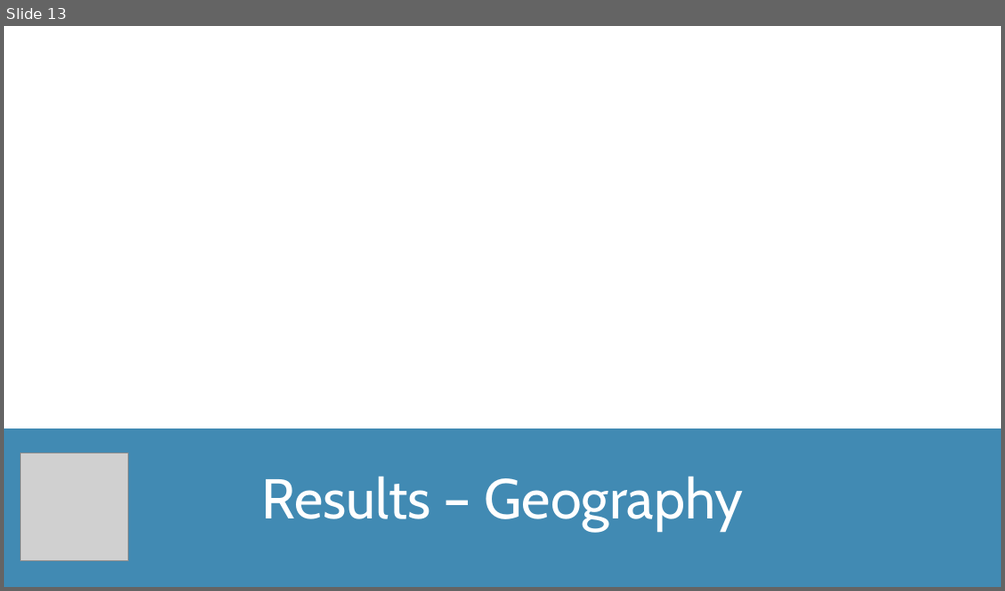
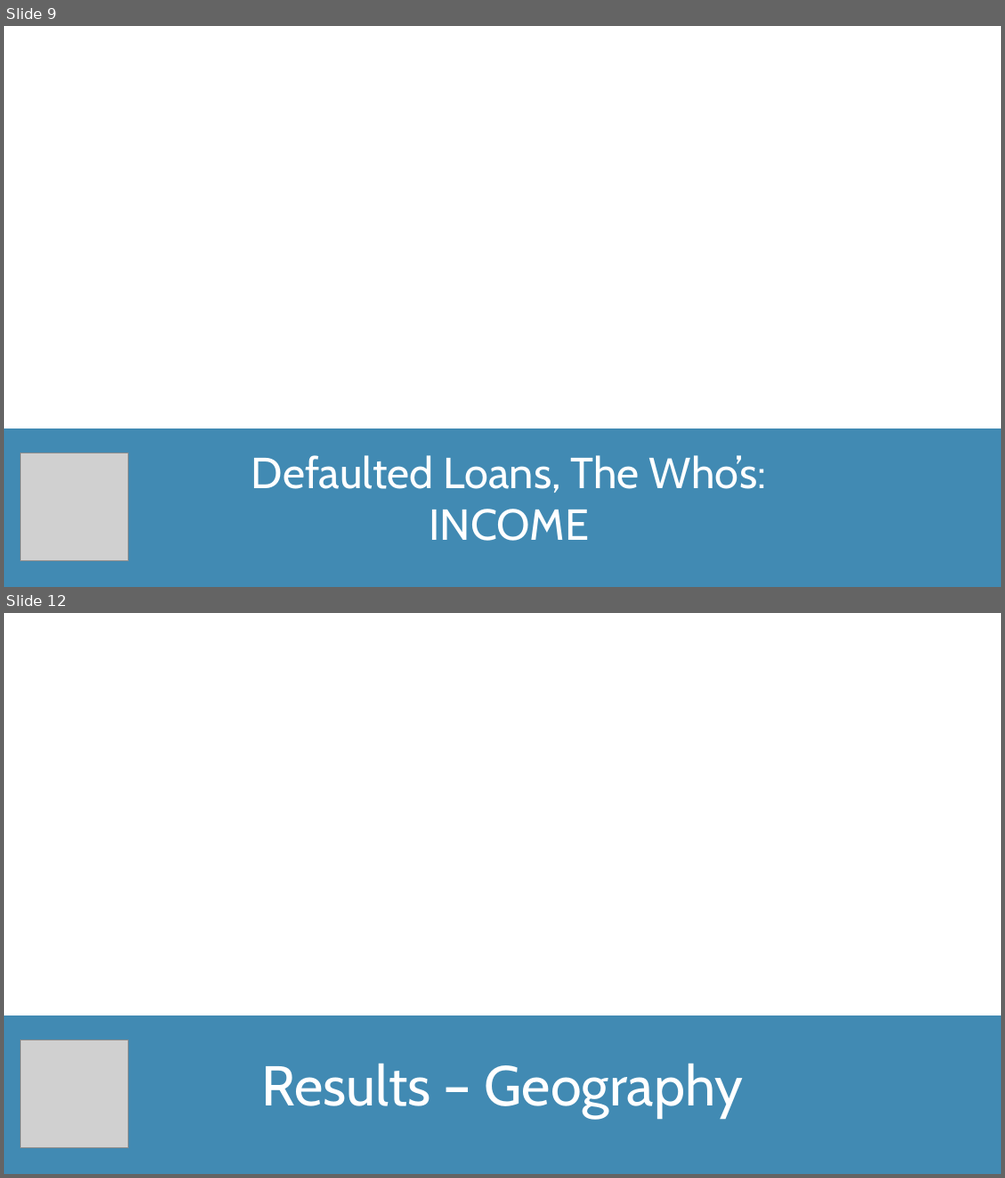
Before and after one commit to TomW49/final_proj_cc, a slide deck: documentation/loan_defaults_presentation.pptx. Shown one above the other, each under a label of ours: slide 13 before the commit, slides 9 and 12 after it; the slides between them are not shown. The pictures are 1005x591 and 1005x1178 pixels, drawn with LibreOffice and Linux fonts; fonts in the diff are those of the drawing; grey boxes stand for pictures. Boxes give left, top, right and bottom in pixels: in the first picture for what was removed or moved away, otherwise in the second. Text is boxed around its words. In the diff, an @@ line names an element or a change of style, - is before the commit and + after.

```diff
--- a/documentation/loan_defaults_presentation.pptx
+++ b/documentation/loan_defaults_presentation.pptx
@@ slide 9 added at [4,26,1001,587], background #418AB3 @@
@@ rectangle added at [4,26,1001,428], fill #FFFFFF @@
@@ picture added at [20,453,128,561] @@
@@ subtitle added at [251,455,767,540], 41.9 pt, text #FFFFFF @@
+Defaulted Loans, The Who’s:
+INCOME
@@ what was slide 13 is now slide 12 @@
```
Also in this commit, not shown: 7 slides changed, 3 other slides added, 5 slides removed.
